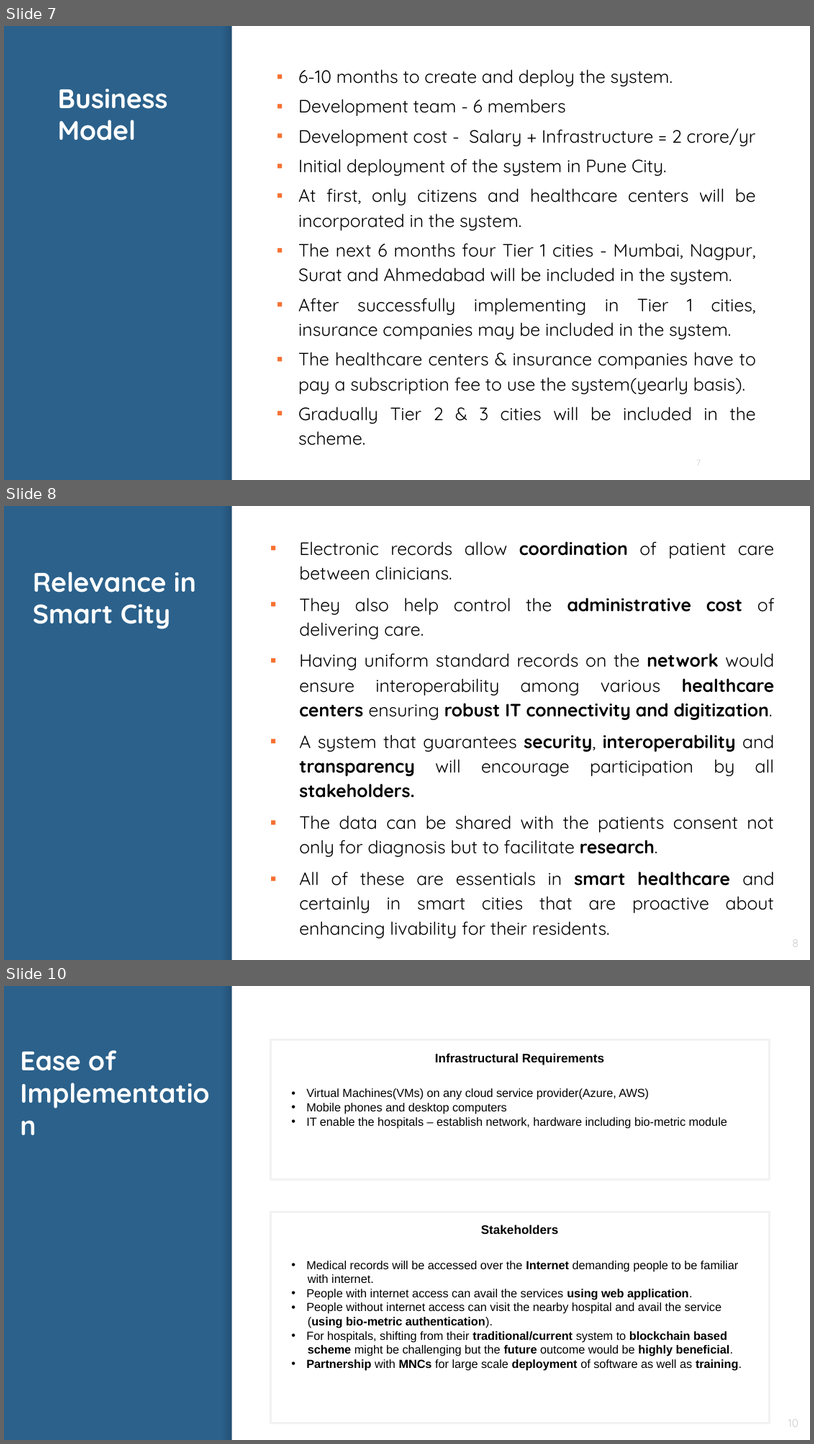
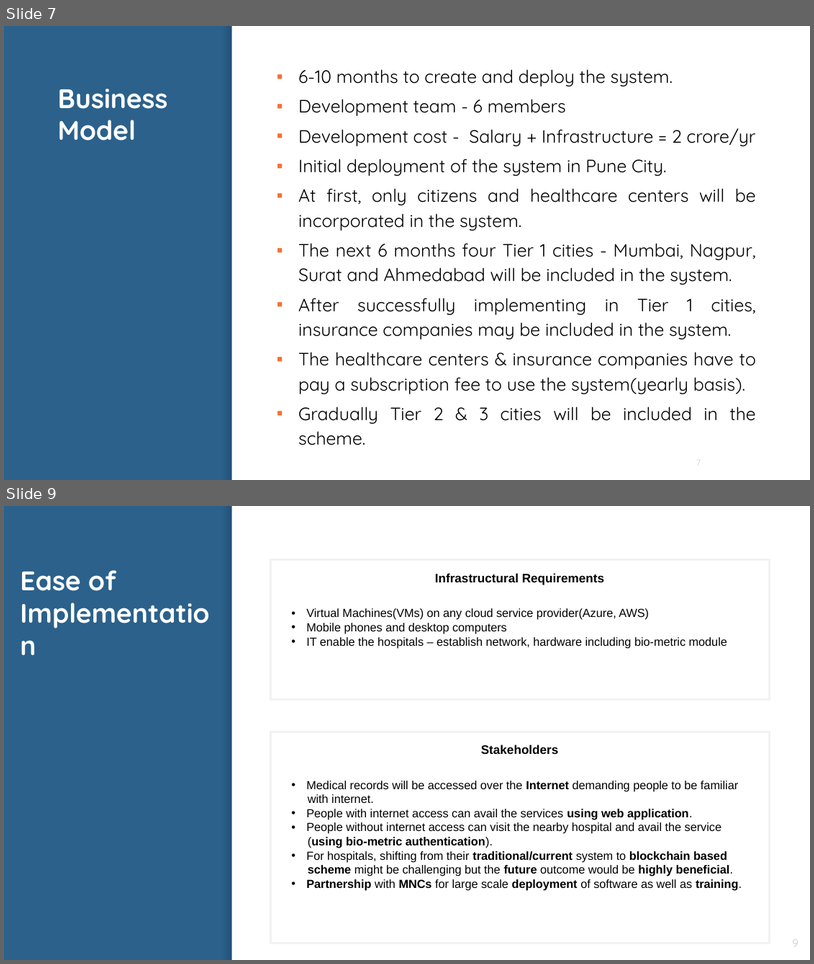
Before and after one commit to ShikharBhatt/NITI, a slide deck: niti aayog.pptx. Shown one above the other, each under a label of ours: slides 7, 8 and 10 before the commit, slides 7 and 9 after it; the slides between them are not shown. The pictures are 814x1444 and 814x964 pixels, drawn with LibreOffice and Linux fonts; fonts in the diff are those of the drawing. Boxes give left, top, right and bottom in pixels: in the first picture for what was removed or moved away, otherwise in the second. Text is boxed around its words. In the diff, an @@ line names an element or a change of style, - is before the commit and + after.

```diff
--- a/niti aayog.pptx
+++ b/niti aayog.pptx
@@ slide 8 removed at (4,506,810,960), background #2B618B; not listed: 2 template elements that a slide beside it also shows @@
@@ text removed at (299,541,775,938) @@
-▪ Electronic records allow coordination of patient care between clinicians.
-▪ They also help control the administrative cost of delivering care.
-▪ Having uniform standard records on the network would ensure interoperability among various healthcare centers ensuring robust IT connectivity and digitization.
-▪ A system that guarantees security, interoperability and transparency will encourage participation by all stakeholders.
-▪ The data can be shared with the patients consent not only for diagnosis but to facilitate research.
-▪ All of these are essentials in smart healthcare and certainly in smart cities that are proactive about enhancing livability for their residents.
@@ title removed at (33,572,196,629) @@
-Relevance in Smart City
@@ page number removed at (792,939,799,947) @@
-8
@@ what was slide 10 is now slide 9 @@
@@ page number at (792,939,799,947): text changed @@
-10
+9
```
Also in this commit, not shown: 3 slides changed, 1 other slide removed, 4 other files.
